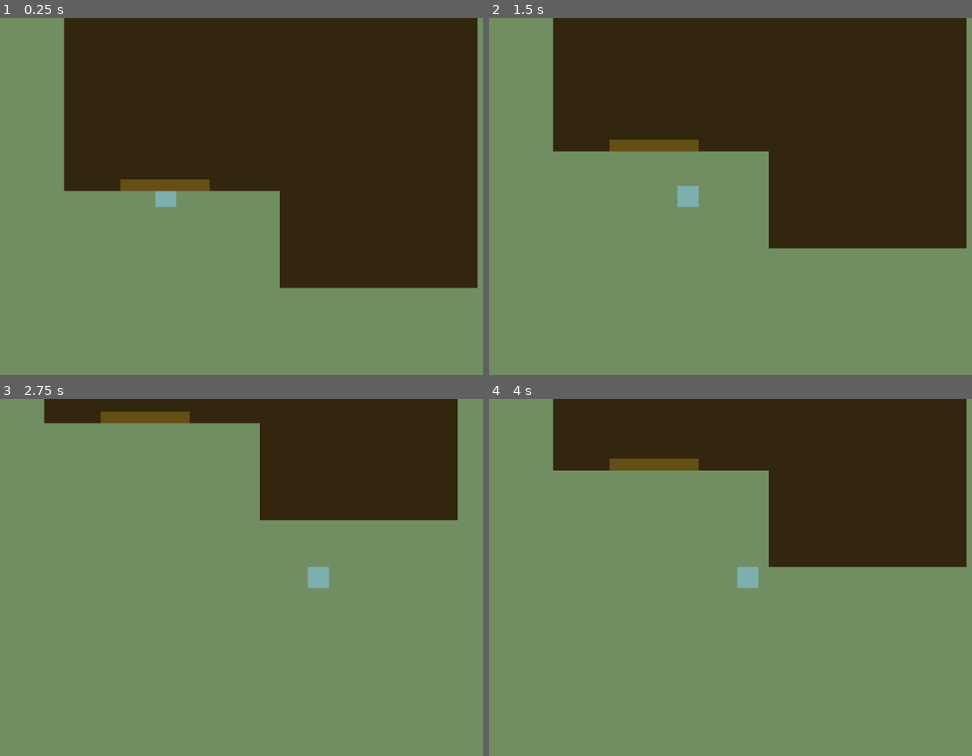
Above: before the commit, frames 1-4 (two rows, left to right).
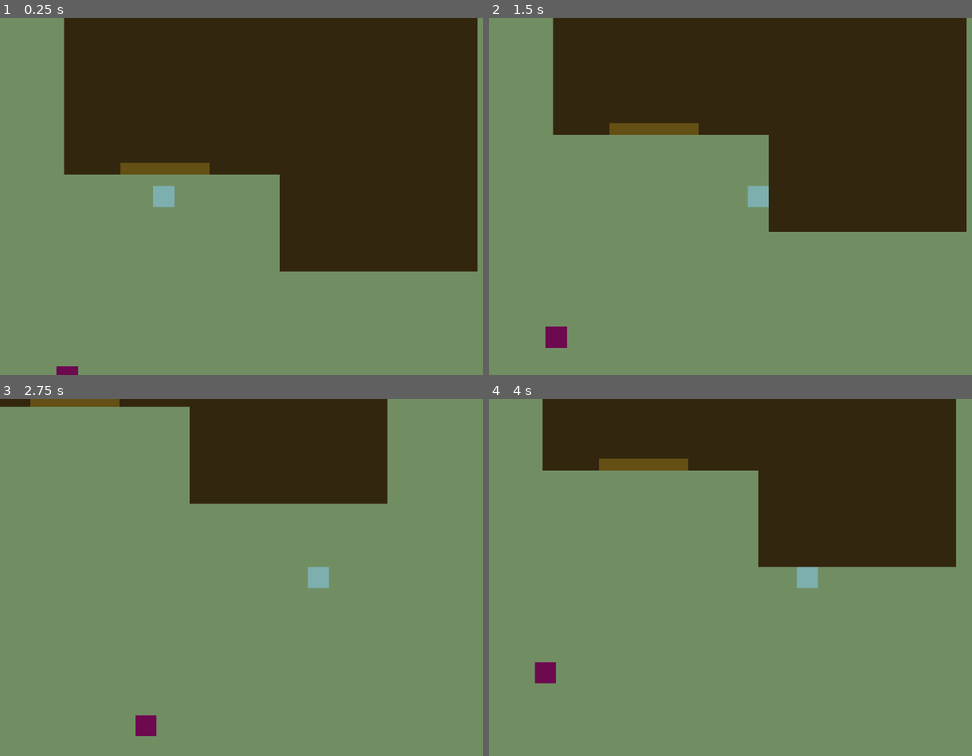
Above: after the commit, the same moments.

Repository: samclr/Alchemical-Child-GodotGame
Game: Godot game, scene res://Scenes/woods_scene.tscn
The game is run twice, just before and just after one commit, with the same random seed, the same clock (stepped at 60 frames per second) and the same inputs. This scene is started directly instead of the project's main scene.
Inputs:
- Up to frame 1 (0.25 s): no input
- Up to frame 2 (1.5 s): tap Enter at 0.5 s; hold Right (ui_right) 0.53-1.28 s; hold Down (ui_down) from 1.28 s (still down)
- Up to frame 3 (2.75 s): release Down (ui_down) at 2.03 s; hold Right (ui_right) from 2.03 s (still down)
- Up to frame 4 (4 s): release Right (ui_right) at 2.78 s; hold Up (ui_up) 2.78-3.53 s; tap Space at 3.5 s; hold Left (ui_left) from 3.53 s (still down)

The runs differ from the first frame. In frame 1, 4.8% of the frame differs, in the area x 11-99%, y 40-100%; in frame 2, 5.4%; in frame 3, 12%, in the area x 0-95%, y 0-95%; in frame 4, 3.0%.

Commit message:
Added detection range for running npcs
NPCS run away if you get in their radius and despawn permenantly after their path is complete

Diff:
--- a/Elements/npcs/runningNPC.gd
+++ b/Elements/npcs/runningNPC.gd
@@ -1,24 +1,41 @@
 extends Node2D
 
-#pathFollow is the var i set so i can use these terms: https://docs.godotengine.org/en/stable/classes/class_pathfollow2d.html
 @onready var pathFollow: PathFollow2D = $Path2D/PathFollow2D
-#speed in  pix per second
-@export var speed = 200
+
+@export var speed = 200 #speed in  pix per second
+
+@onready var node_to_remove = $Path2D #specifys the node being removed
+
+@export var node_id = '' #allows you to give each node an id in the scene they are in
+
+var player_in_range = false #player isnt in collison range when first entering scene
+
 
 # Called when the node enters the scene tree for the first time.
 func _ready():
-	#turns path looping off
-	pathFollow.loop = false
+	pathFollow.loop = false #turns path looping off
 
+	# Check if this node was previously removed
+	if global.removed_nodes.has(node_id) and global.removed_nodes[node_id]:
+		node_to_remove.queue_free() #removes node
 
 # Called every frame. 'delta' is the elapsed time since the previous frame.
 func _process(delta):
 
 	#moves npc at selected speed
-	pathFollow.progress += speed*delta
+	if player_in_range == true:
+		pathFollow.progress += speed*delta
 
 	#checks if path is complete
-	if pathFollow.progress_ratio == 1:
-		print('path complete')
-		#removes the npc
-		queue_free()
+	if global.removed_nodes.has(node_id) != true: #prevents error below if path dosent exist
+		if pathFollow.progress_ratio == 1:
+			print('path complete')
+			#removes the npc
+			queue_free()
+			global.removed_nodes[node_id] = true #adds removed node to a list of globaly removed nodes
+
+
+
+func _on_area_2d_body_entered(body):
+	if body.has_method('Player'): #checks if the body that entered the transtion zone has a function called 'Player'
+		player_in_range = true
--- a/Elements/npcs/runningNPC.tscn
+++ b/Elements/npcs/runningNPC.tscn
@@ -7,6 +7,9 @@
 "points": PackedVector2Array(0, 0, 0, 0, 0, 0, 0, 0, 0, 0, 0, 0, 0, 0, 0, 0, 19, 0, 0, 0, 0, 0, 57, 0, 0, 0, 0, 0, 123, 0, 0, 0, 0, 0, 145, 0, 0, 0, 0, 0, 286, 0)
 }
 point_count = 7
+
+[sub_resource type="RectangleShape2D" id="RectangleShape2D_qqsmg"]
+size = Vector2(281.25, 165)
 
 [node name="RunningNpc" type="Node2D"]
 position = Vector2(80, 75)
@@ -22,3 +25,11 @@
 position = Vector2(-16, -16)
 color = Color(0.426669, 0.0357857, 0.313138, 1)
 polygon = PackedVector2Array(0, 0, 32, 0, 32, 32, 0, 32)
+
+[node name="Area2D" type="Area2D" parent="Path2D/PathFollow2D"]
+
+[node name="CollisionShape2D" type="CollisionShape2D" parent="Path2D/PathFollow2D/Area2D"]
+position = Vector2(-124.5, 0)
+shape = SubResource("RectangleShape2D_qqsmg")
+
+[connection signal="body_entered" from="Path2D/PathFollow2D/Area2D" to="." method="_on_area_2d_body_entered"]
--- a/Scenes/witch_hut.tscn
+++ b/Scenes/witch_hut.tscn
@@ -32,7 +32,7 @@
 polygon = PackedVector2Array(278, 95, 278, 394, 364, 394, 363, 495, 499, 495, 497, 392, 605, 392, 605, 539, 902, 539, 902, 97, 279, 97, 279, 94, 912, 94, 912, 545, 250, 545, 264, 95)
 
 [node name="Player" parent="." instance=ExtResource("1_2l5kk")]
-position = Vector2(758, 364)
+position = Vector2(633, 323)
 
 [node name="BlackCovering at Door" type="Polygon2D" parent="."]
 color = Color(0.054902, 0.0627451, 0.0784314, 1)
--- a/Scenes/woods_scene.tscn
+++ b/Scenes/woods_scene.tscn
@@ -1,7 +1,8 @@
-[gd_scene load_steps=4 format=3 uid="uid://bv4xgnbq6dmm1"]
+[gd_scene load_steps=5 format=3 uid="uid://bv4xgnbq6dmm1"]
 
 [ext_resource type="PackedScene" uid="uid://ffqb4d60gtpv" path="res://Elements/Player.tscn" id="1_6sonu"]
 [ext_resource type="Script" path="res://Scenes/woods_scene_script.gd" id="1_q0xkb"]
+[ext_resource type="PackedScene" uid="uid://dwqb4ke3j22bv" path="res://Elements/npcs/runningNPC.tscn" id="3_kexi2"]
 
 [sub_resource type="RectangleShape2D" id="RectangleShape2D_4o0ui"]
 size = Vector2(146, 54)
@@ -14,7 +15,7 @@
 polygon = PackedVector2Array(0, 0, 2000, 0, 2000, 1500, 0, 1500)
 
 [node name="Player" parent="." instance=ExtResource("1_6sonu")]
-position = Vector2(250, 333)
+position = Vector2(247, 358)
 
 [node name="Camera2D" type="Camera2D" parent="Player"]
 visible = false
@@ -46,4 +47,13 @@
 shape = SubResource("RectangleShape2D_4o0ui")
 debug_color = Color(1, 1, 1, 0.42)
 
+[node name="RunningNPC" parent="." instance=ExtResource("3_kexi2")]
+position = Vector2(101, 631)
+rotation = 3.14159
+node_id = "Deerbyhouse"
+
+[node name="RunningNpc" parent="." instance=ExtResource("3_kexi2")]
+position = Vector2(356, 807)
+node_id = "human"
+
 [connection signal="body_entered" from="Woods_to_Witch_Transition" to="." method="_on_woods_to_witch_transition_body_entered"]
--- a/Scripts/global.gd
+++ b/Scripts/global.gd
@@ -11,6 +11,9 @@
 var player_exit_witchhut_x = 430
 var player_exit_witchhut_y = 377
 
+#tracks nodes/npcs that have been removed so we dont respawn them
+var removed_nodes = {}
+
 
 # needs changes when we have more then 2 scenes
 func finish_changingScene():
Not shown: 1 places in Elements/npcs/runningNPC.tscn that only renumber resources
